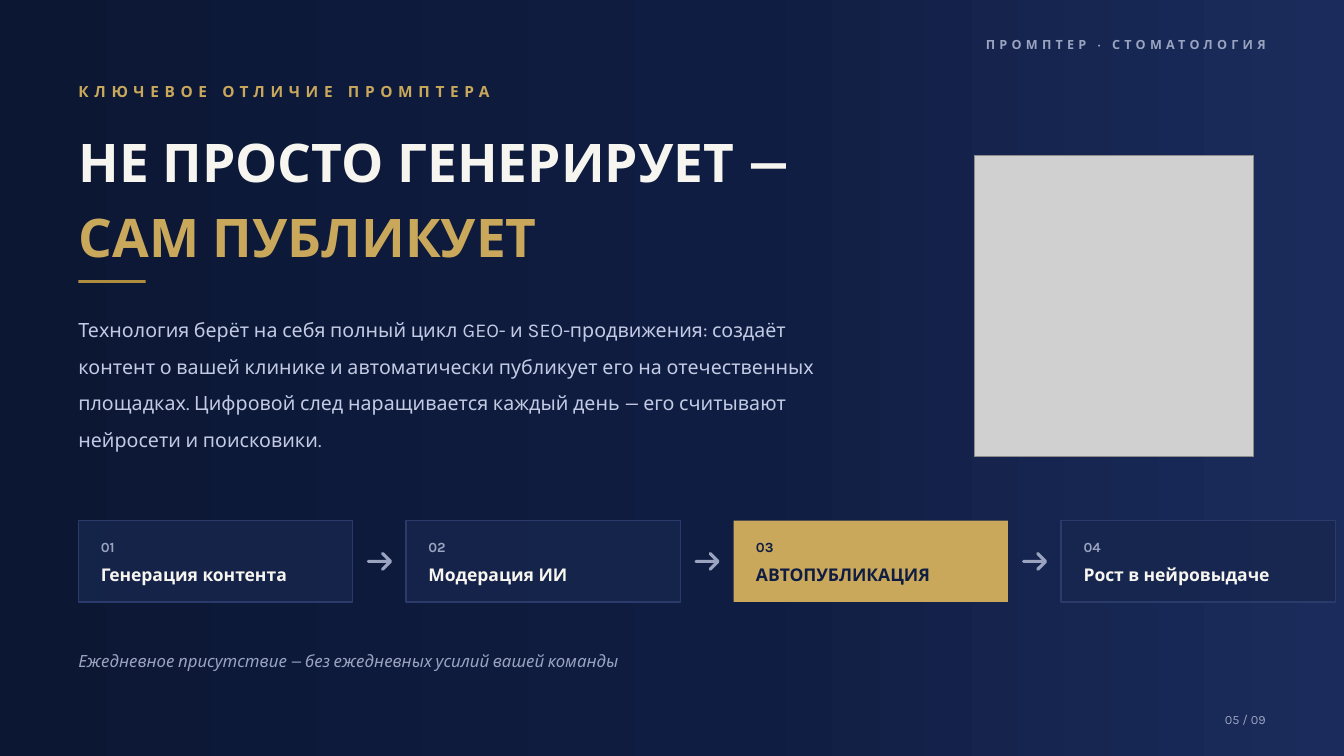
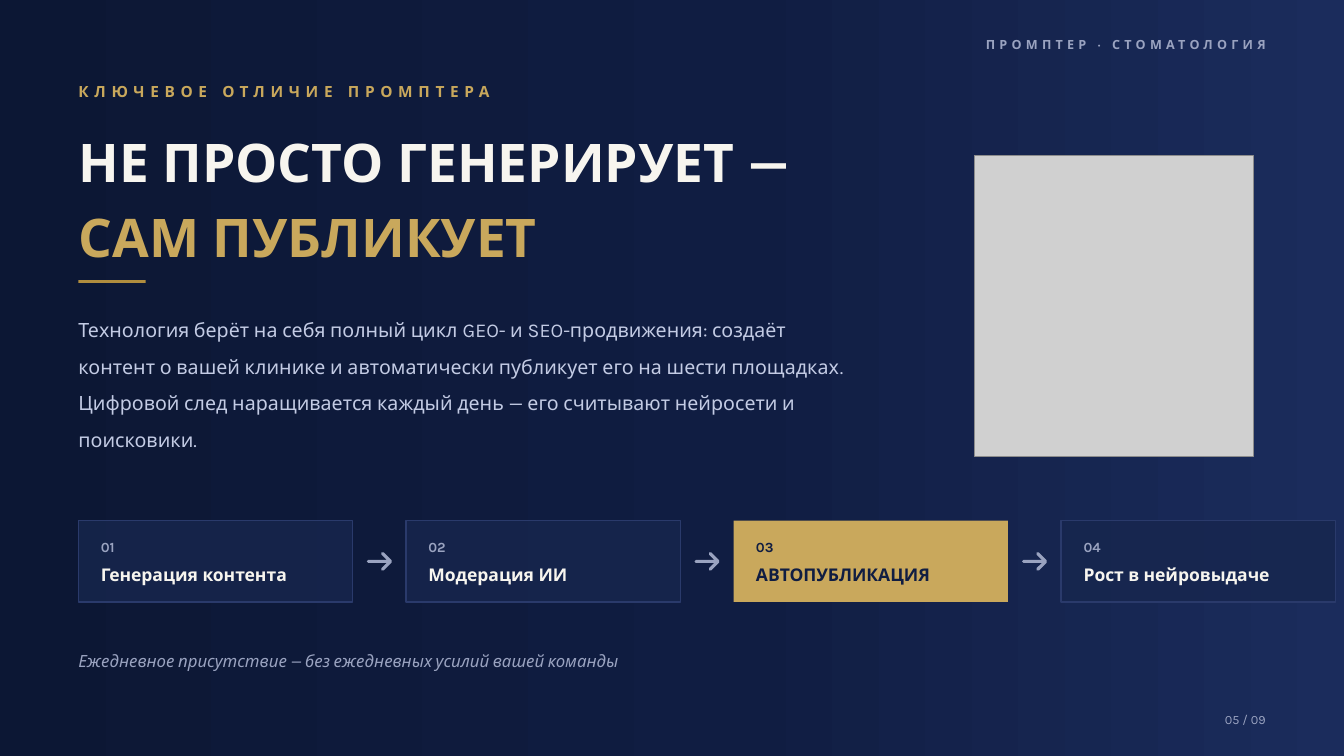
Before and after one commit to injusticebeast802-coder/taste-skill, a slide deck: slide 5 of prompter-moscow/presentation/prompter-dental.pptx. Drawn at 1344x756 pixels with LibreOffice and Linux fonts; fonts in the diff are those of the drawing; grey boxes stand for pictures. Boxes give left, top, right and bottom in pixels: in the first picture for what was removed or moved away, otherwise in the second. Text is boxed around its words. In the diff, an @@ line names an element or a change of style, - is before the commit and + after.

```diff
--- a/prompter-moscow/presentation/prompter-dental.pptx
+++ b/prompter-moscow/presentation/prompter-dental.pptx
@@ text at box(78, 322, 839, 447): text changed @@
-Технология берёт на себя полный цикл GEO- и SEO-продвижения: создаёт контент о вашей клинике и автоматически публикует его на отечественных площадках. Цифровой след наращивается каждый день — его считывают нейросети и поисковики.
+Технология берёт на себя полный цикл GEO- и SEO-продвижения: создаёт контент о вашей клинике и автоматически публикует его на шести площадках. Цифровой след наращивается каждый день — его считывают нейросети и поисковики.
```
Also in this commit, not shown: 2 other slides changed, 13 other files.
